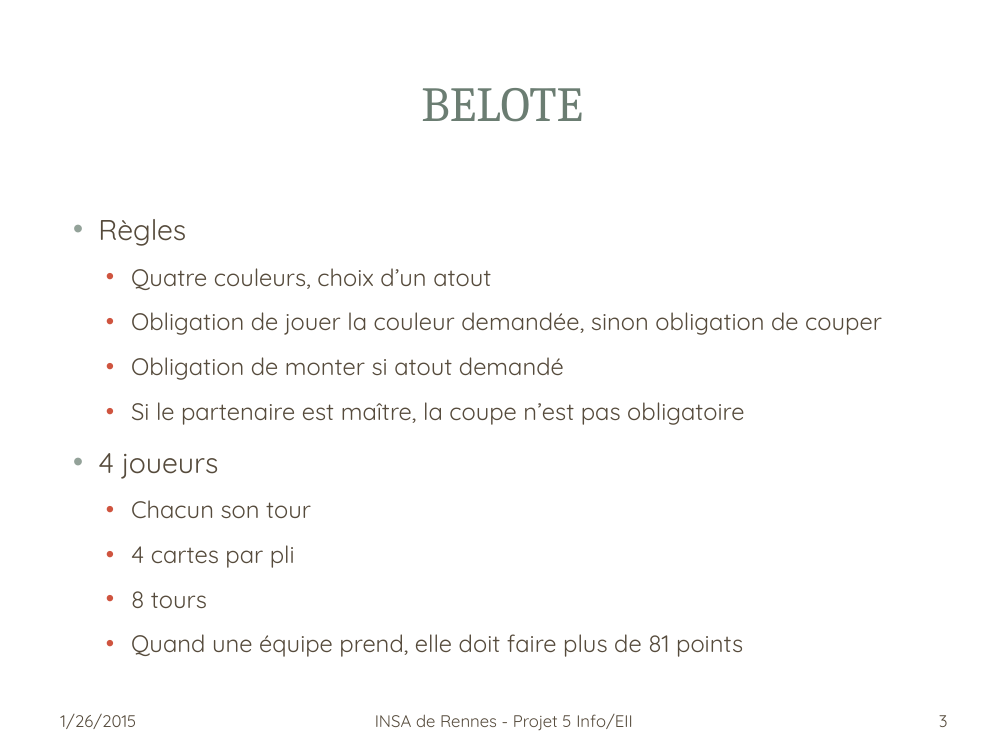
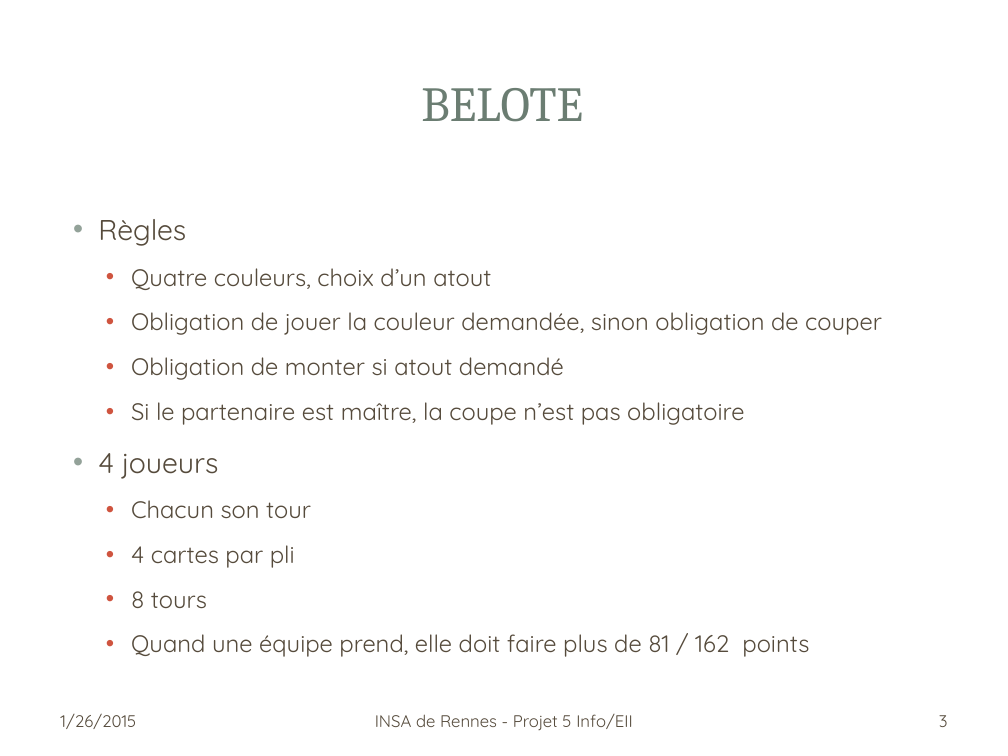
Before and after one commit to aurrelhebert/Projet_Belote, a slide deck: slide 3 of doc/presentation.pptx. Drawn at 1008x756 pixels with LibreOffice and Linux fonts; fonts in the diff are those of the drawing; background and template pictures are left out. Boxes give left, top, right and bottom in pixels: in the first picture for what was removed or moved away, otherwise in the second. Text is boxed around its words. In the diff, an @@ line names an element or a change of style, - is before the commit and + after.

```diff
--- a/doc/presentation.pptx
+++ b/doc/presentation.pptx
@@ text at [131,634,809,657]: text changed @@
-  • Quand une équipe prend, elle doit faire plus de 81 points
+  • Quand une équipe prend, elle doit faire plus de 81 / 162 points
```
Also in this commit, not shown: 3 other slides changed.
